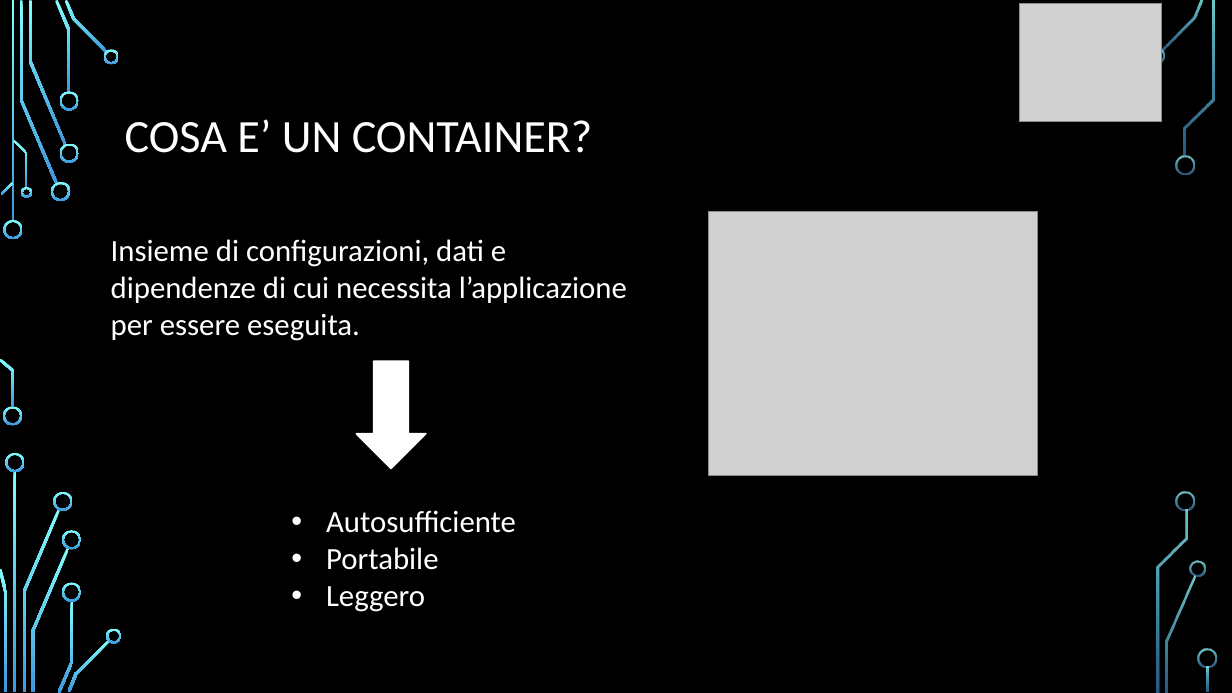
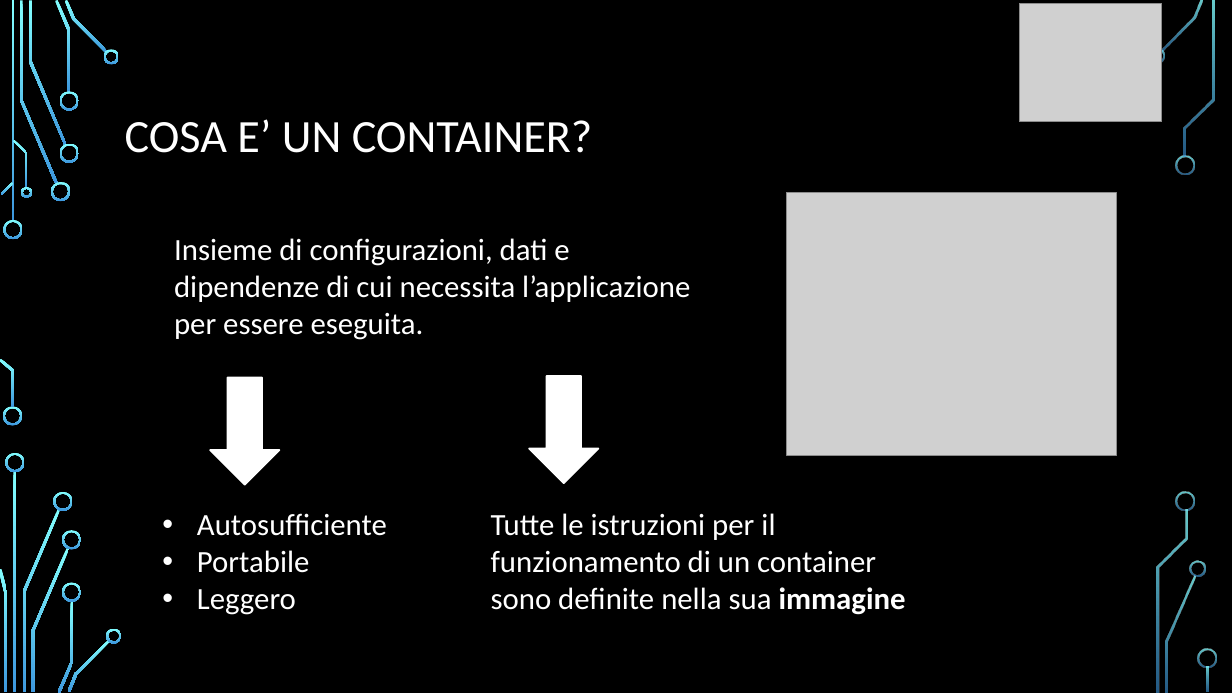
Before and after one commit to angelitadoria/Documenti-stage, a slide deck: slide 4 of prsentazione_DOCKER.pptx. Drawn at 1232x693 pixels with LibreOffice and Linux fonts; fonts in the diff are those of the drawing; grey boxes stand for pictures; background and template pictures are left out. Boxes give left, top, right and bottom in pixels: in the first picture for what was removed or moved away, otherwise in the second. Text is boxed around its words. In the diff, an @@ line names an element or a change of style, - is before the commit and + after.

```diff
--- a/prsentazione_DOCKER.pptx
+++ b/prsentazione_DOCKER.pptx
@@ picture: place and size @@
-picture at bbox=[708, 212, 1037, 475]
+picture at bbox=[787, 192, 1116, 456]
@@ text "Insieme di configurazioni, dati e ...": place and size @@
-text "Insieme di configurazioni, dati e ..." at bbox=[111, 239, 627, 341]
+text "Insieme di configurazioni, dati e ..." at bbox=[174, 238, 690, 340]
@@ down arrow: place and size @@
-down arrow at bbox=[357, 361, 426, 469]
+down arrow at bbox=[210, 378, 279, 485]
@@ down arrow added at bbox=[530, 376, 599, 483], fill #FFFFFF, outline #FFFFFF 1.25 pt @@
@@ text "Autosufficiente": place and size @@
-text "Autosufficiente" at bbox=[326, 510, 516, 612]
+text "Autosufficiente" at bbox=[197, 513, 387, 615]
@@ text added at bbox=[491, 513, 906, 615], 24 pt, text #FFFFFF @@
+Tutte le istruzioni per il funzionamento di un container sono definite nella sua immagine
```
Also in this commit, not shown: 1 other slide changed, 5 slides added, 2 slides removed.
